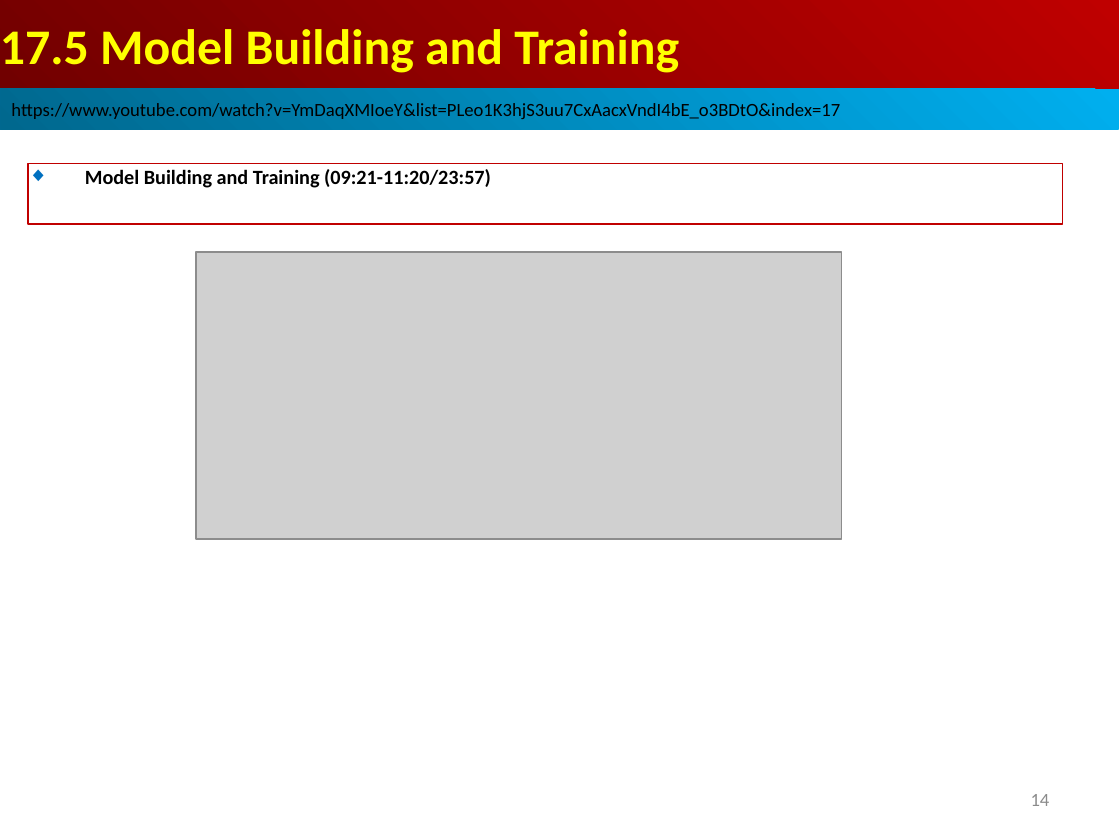
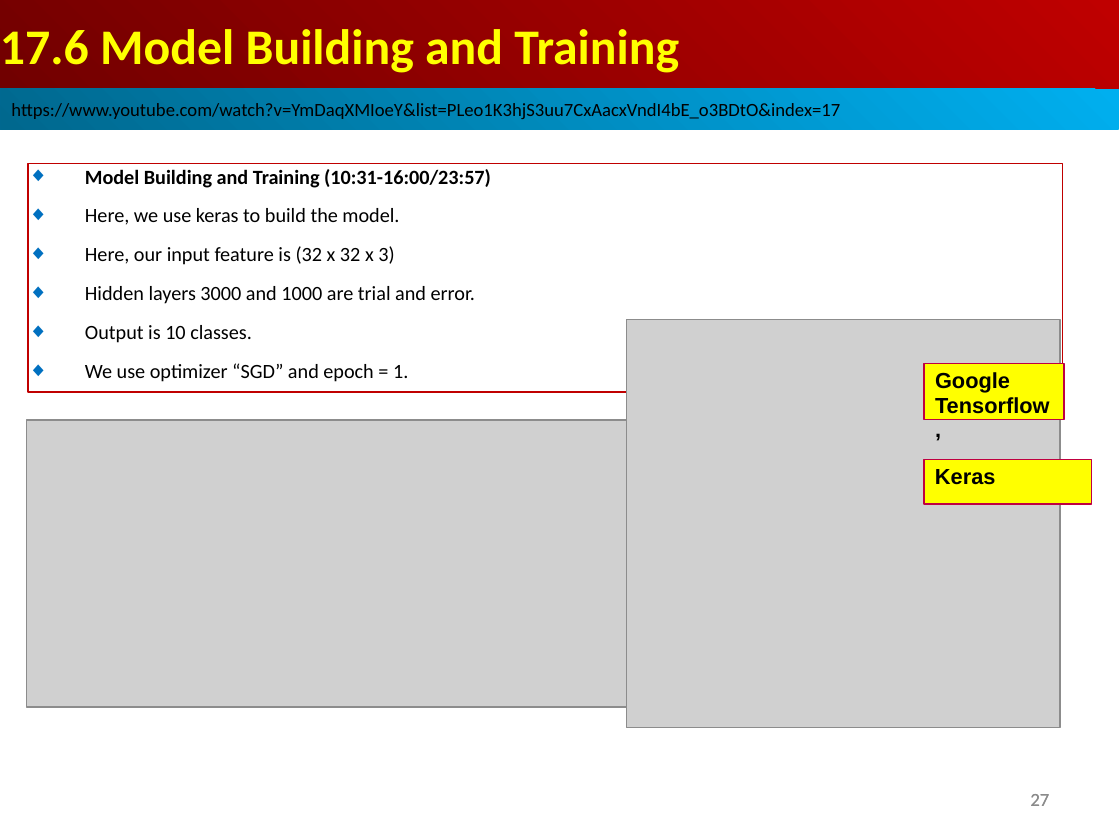
Before and after one commit to peterhchen/AIU_CS512_DL, a slide deck: slide 27 of 000_Lecture_Project/week07/01_Lecture/17_BM.ppt (slide 14 before the commit). Drawn at 1120x840 pixels with LibreOffice and Linux fonts; fonts in the diff are those of the drawing; grey boxes stand for pictures. Boxes give left, top, right and bottom in pixels: in the first picture for what was removed or moved away, otherwise in the second. Text is boxed around its words. In the diff, an @@ line names an element or a change of style, - is before the commit and + after.

```diff
--- a/000_Lecture_Project/week07/01_Lecture/17_BM.ppt
+++ b/000_Lecture_Project/week07/01_Lecture/17_BM.ppt
@@ text in rectangle at <box>0,29,679,73</box>: text changed @@
-17.5 Model Building and Training
+17.6 Model Building and Training
@@ rectangle removed at <box>28,164,1063,224</box> @@
-◆ Model Building and Training (09:21-11:20/23:57)
@@ rectangle added at <box>28,164,1063,392</box>, outline #C00000 0.74 pt, 13 pt, text #000000 @@
+◆ Model Building and Training (10:31-16:00/23:57)
+◆ Here, we use keras to build the model.
+◆ Here, our input feature is (32 x 32 x 3)
+◆ Hidden layers 3000 and 1000 are trial and error.
+◆ Output is 10 classes.
+◆ We use optimizer “SGD” and epoch = 1.
@@ picture added at <box>626,320,1060,728</box> @@
@@ rectangle added at <box>924,364,1064,420</box>, fill #FFFF00, outline #BF0041 0.74 pt, 14 pt, text #000000, bold @@
+Google Tensorflow,
@@ picture: place and size @@
-picture at <box>196,252,841,539</box>
+picture at <box>27,420,672,707</box>
@@ rectangle added at <box>924,460,1092,504</box>, fill #FFFF00, outline #BF0041 0.74 pt, 14 pt, text #000000, bold @@
+Keras
@@ page number added at <box>802,778,1060,820</box>, 12 pt, text #8B8B8B @@
+27
@@ page number at <box>1030,794,1049,806</box>: text changed @@
-14
+27
```
Also in this commit, not shown: 24 other slides changed, 15 slides added.
